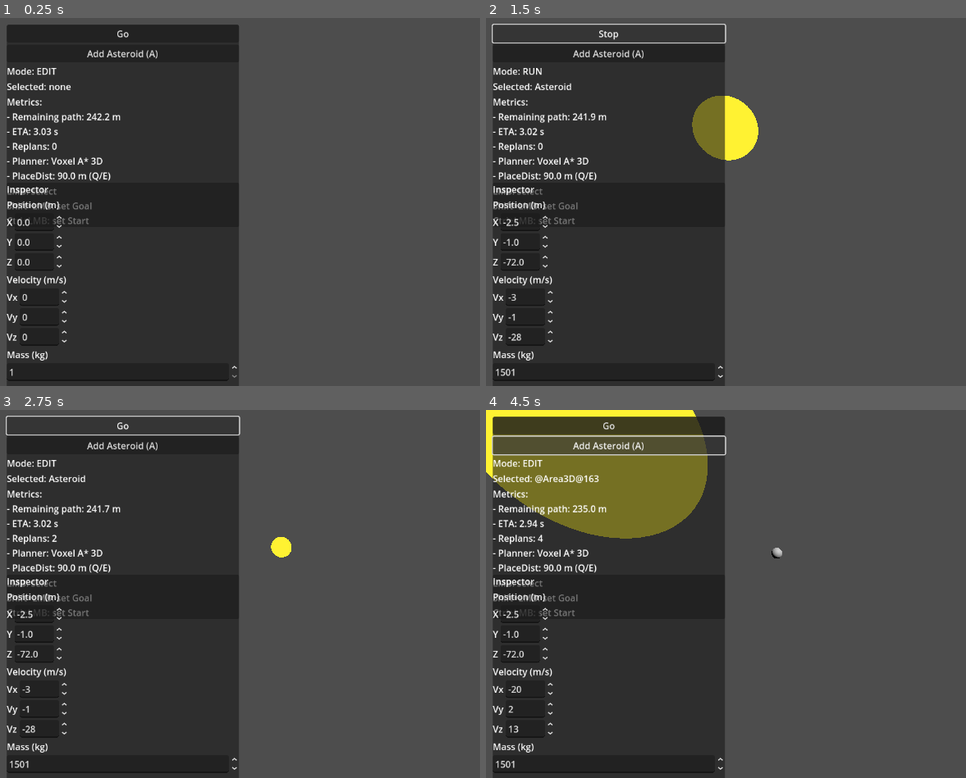
Above: before the commit, frames 1-4 (two rows, left to right).
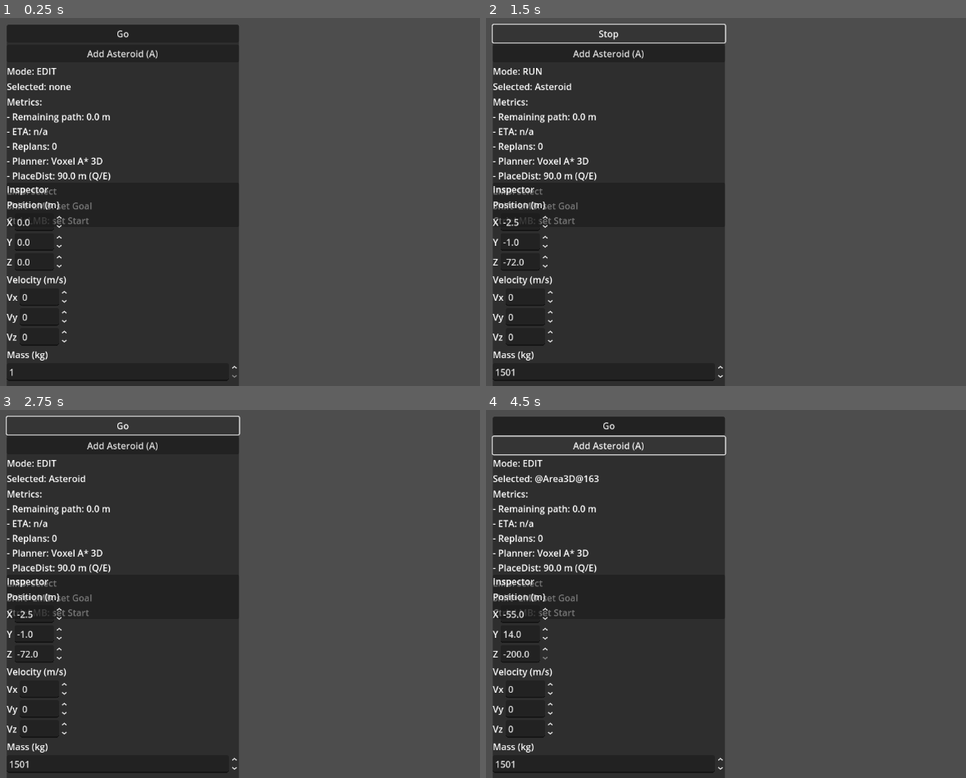
Above: after the commit, the same moments.

Repository: SV-1411/autopilot
Game: Godot game, scene res://scenes/Main.tscn
Two runs of this game, one before a commit and one after it. Both use one fixed random seed, a clock stepped at 60 frames per second and the inputs below.
Inputs:
- Up to frame 1 (0.25 s): no input
- Up to frame 2 (1.5 s): click "Add Asteroid (A)" at 0.5 s; click "Go" at 1.25 s
- Up to frame 3 (2.75 s): click "Stop" at 2 s
- Up to frame 4 (4.5 s): click "Go" at 2.75 s; click "Stop" at 3.5 s; click "Add Asteroid (A)" at 4.25 s

The runs differ from the first frame. In frame 1, 0.1% of the frame differs, in the area x 7-26%, y 25-32%; in frame 2, 2.1%; in frame 3, 0.4%; in frame 4, 13%, in the area x 0-62%, y 0-88%.
Error after the commit: Parse Error: Cannot infer the type of "tmp" variable because the value doesn't have a set type. (res://scripts/planning/VoxelAStar.gd:11)

Commit message:
Update Godot 3D space sim (scenes, scripts, project settings)
In-progress 3D autopilot sim changes: Ship/Asteroid/Main scripts, VoxelAStar
planner, scenes, and project settings.

Co-Authored-By: Claude Opus 4.8 (1M context) <noreply@anthropic.com>

Diff:
--- a/autopilot_space_sim_3d_godot/scenes/Asteroid.tscn
+++ b/autopilot_space_sim_3d_godot/scenes/Asteroid.tscn
@@ -1,16 +1,28 @@
-[gd_scene format=3 load_steps=4]
+[gd_scene format=3 load_steps=5]
 
 [ext_resource type="Script" path="res://scripts/Asteroid.gd" id=1]
 
 [sub_resource type="SphereMesh" id=1]
+radius = 1.5
+height = 0.5
+is_hemisphere = true
 
-[sub_resource type="SphereShape3D" id=2]
+[sub_resource type="StandardMaterial3D" id=2]
+albedo_color = Color(1.0, 0.9, 0.3, 1)
+emission_enabled = true
+emission = Color(1.0, 0.9, 0.3, 1)
+emission_energy_multiplier = 1.5
+roughness = 0.2
+
+[sub_resource type="SphereShape3D" id=3]
+radius = 1.5
 
 [node name="Asteroid" type="Area3D"]
 script = ExtResource(1)
 
 [node name="MeshInstance3D" type="MeshInstance3D" parent="."]
 mesh = SubResource(1)
+material_override = SubResource(2)
 
 [node name="CollisionShape3D" type="CollisionShape3D" parent="."]
-shape = SubResource(2)
+shape = SubResource(3)
--- a/autopilot_space_sim_3d_godot/scenes/Main.tscn
+++ b/autopilot_space_sim_3d_godot/scenes/Main.tscn
@@ -20,16 +20,16 @@
 
 [sub_resource type="StandardMaterial3D" id=5]
 shading_mode = 0
-albedo_color = Color(0.95, 0.85, 0.2, 1)
+albedo_color = Color(0.1, 1.0, 1.0, 1)
 emission_enabled = true
-emission = Color(0.95, 0.85, 0.2, 1)
+emission = Color(0.1, 1.0, 1.0, 1)
 emission_energy_multiplier = 2.0
 
 [sub_resource type="StandardMaterial3D" id=6]
 shading_mode = 0
-albedo_color = Color(0.72, 0.35, 1, 1)
+albedo_color = Color(1.0, 0.1, 1.0, 1)
 emission_enabled = true
-emission = Color(0.72, 0.35, 1, 1)
+emission = Color(1.0, 0.1, 1.0, 1)
 emission_energy_multiplier = 2.0
 
 [node name="Main" type="Node3D"]
--- a/autopilot_space_sim_3d_godot/scenes/Ship.tscn
+++ b/autopilot_space_sim_3d_godot/scenes/Ship.tscn
@@ -2,24 +2,25 @@
 
 [ext_resource type="Script" path="res://scripts/Ship.gd" id=1]
 
-[sub_resource type="CapsuleMesh" id=1]
-radius = 0.7
-mid_height = 2.0
+[sub_resource type="BoxMesh" id=1]
+size = Vector3(1, 0.8, 3)
 
 [sub_resource type="StandardMaterial3D" id=2]
-albedo_color = Color(0.13, 0.93, 0.47, 1)
+albedo_color = Color(0.13, 1.0, 0.47, 1)
+emission_enabled = true
+emission = Color(0.13, 1.0, 0.47, 1)
+emission_energy_multiplier = 0.5
 roughness = 0.4
 
-[sub_resource type="CapsuleShape3D" id=3]
-radius = 0.8
-height = 2.2
+[sub_resource type="BoxShape3D" id=3]
+size = Vector3(1, 0.8, 3)
 
 [node name="Ship" type="Area3D"]
-script = ExtResource(1)
+script = ExtResource( 1 )
 
 [node name="MeshInstance3D" type="MeshInstance3D" parent="."]
-mesh = SubResource(1)
-material_override = SubResource(2)
+mesh = SubResource( 1 )
+material_override = SubResource( 2 )
 
 [node name="CollisionShape3D" type="CollisionShape3D" parent="."]
 shape = SubResource(3)
--- a/autopilot_space_sim_3d_godot/scripts/Asteroid.gd
+++ b/autopilot_space_sim_3d_godot/scripts/Asteroid.gd
@@ -15,14 +15,15 @@
 	_base_material = _mesh.material_override
 	_highlight_material = StandardMaterial3D.new()
 	_highlight_material.shading_mode = BaseMaterial3D.SHADING_MODE_UNSHADED
-	_highlight_material.albedo_color = Color(1.0, 0.95, 0.2, 1.0)
+	_highlight_material.albedo_color = Color(1.0, 0.3, 0.1, 1.0)
 	_highlight_material.emission_enabled = true
-	_highlight_material.emission = Color(1.0, 0.95, 0.2, 1.0)
+	_highlight_material.emission = Color(1.0, 0.3, 0.1, 1.0)
 	_highlight_material.emission_energy_multiplier = 2.0
 	_apply_radius()
 
 func step_sim(dt: float) -> void:
-	global_position += velocity * dt
+	# Static obstacles - don't move
+	pass
 
 func set_radius_m(r: float) -> void:
 	radius_m = max(0.25, r)
--- a/autopilot_space_sim_3d_godot/scripts/Main.gd
+++ b/autopilot_space_sim_3d_godot/scripts/Main.gd
@@ -7,7 +7,7 @@
 const WORLD_BOUNDS_MAX := Vector3(90, 60, 90)
 const WORLD_ORIGIN := WORLD_BOUNDS_MIN
 const VOXEL_SIZE_M := 3.0
-const REPLAN_INTERVAL_S := 0.35
+const REPLAN_INTERVAL_S := 5.0
 const PREDICT_T_S := 1.0
 
 const GRID_SIZE := WORLD_BOUNDS_MAX - WORLD_BOUNDS_MIN
@@ -66,6 +66,7 @@
 var _path_mesh_instance: MeshInstance3D
 
 func _ready() -> void:
+	randomize()
 	_run_button.pressed.connect(_toggle_run)
 	_add_asteroid_button.pressed.connect(_add_asteroid_at_cursor)
 	_apply_button.pressed.connect(_apply_inspector_to_selected)
@@ -87,7 +88,7 @@
 	_path_mesh_instance.mesh = _path_line
 	_path_mesh_instance.material_override = StandardMaterial3D.new()
 	_path_mesh_instance.material_override.shading_mode = BaseMaterial3D.SHADING_MODE_UNSHADED
-	_path_mesh_instance.material_override.albedo_color = Color(0.38, 0.68, 1.0)
+	_path_mesh_instance.material_override.albedo_color = Color(0.1, 1.0, 0.5, 1.0)
 	add_child(_path_mesh_instance)
 
 func _unhandled_input(event: InputEvent) -> void:
@@ -204,6 +205,11 @@
 	_mode_label.text = "Mode: RUN" if _running else "Mode: EDIT"
 	_run_button.text = "Stop" if _running else "Go"
 	_replan_timer = 0.0
+	if _running:
+		_replans = 0
+		# Force all asteroids to stop moving
+		for a in _asteroids:
+			a.velocity = Vector3.ZERO
 	_update_ui()
 
 func _add_asteroid_at_cursor() -> void:
@@ -213,7 +219,7 @@
 	var a := asteroid_scene.instantiate() as Asteroid
 	add_child(a)
 	a.global_position = p
-	a.velocity = Vector3(randf_range(-30, 30), randf_range(-5, 5), randf_range(-30, 30))
+	a.velocity = Vector3.ZERO  # Static obstacles
 	a.mass_kg = 1500.0
 	a.set_radius_m(2.0)
 	_asteroids.append(a)
@@ -248,6 +254,7 @@
 	_selected_label.text = "Selected: %s" % _selected.name
 	if _selected.has_method("set_selected"):
 		_selected.call("set_selected", true)
+	$CameraRig.focus(_selected.global_position)
 	_populate_inspector_from_selected()
 
 func _drag_selected(mouse_pos: Vector2) -> void:
@@ -307,8 +314,7 @@
 	if not _running:
 		return
 
-	for a in _asteroids:
-		a.step_sim(dt)
+	# Asteroids are now static - don't update them
 
 	_replan_timer += dt
 	if _replan_timer >= REPLAN_INTERVAL_S:
@@ -343,19 +349,18 @@
 	_update_ui()
 
 func _build_predicted_occupancy() -> Dictionary:
+	# Simple static obstacle blocking - just mark current asteroid positions
 	var blocked := {}
 	for a in _asteroids:
 		var pad := int(ceil((a.radius_m + _ship.ship_radius_m) / VOXEL_SIZE_M))
-		var t := 0.0
-		while t <= PREDICT_HORIZON_S + 1e-6:
-			var predicted := a.global_position + a.velocity * t
-			var c := _world_to_cell(predicted)
-			for dx in range(-pad, pad + 1):
-				for dy in range(-pad, pad + 1):
-					for dz in range(-pad, pad + 1):
-						var cc := Vector3i(c.x + dx, c.y + dy, c.z + dz)
+		pad = clampi(pad, 1, 6)  # Smaller padding for static obstacles
+		var c := _world_to_cell(a.global_position)
+		for dx in range(-pad, pad + 1):
+			for dy in range(-pad, pad + 1):
+				for dz in range(-pad, pad + 1):
+					var cc := Vector3i(c.x + dx, c.y + dy, c.z + dz)
+					if _cell_in_bounds(cc):
 						blocked[cc] = true
-			t += PREDICT_DT_S
 	return blocked
 
 func _cell_is_free(c: Vector3i, blocked: Dictionary) -> bool:
@@ -381,11 +386,13 @@
 
 func _world_to_cell(p: Vector3) -> Vector3i:
 	var lp := p - WORLD_ORIGIN
-	return Vector3i(
-		int(floor(lp.x / VOXEL_SIZE_M)),
-		int(floor(lp.y / VOXEL_SIZE_M)),
-		int(floor(lp.z / VOXEL_SIZE_M))
-	)
+	var cx := int(floor(lp.x / VOXEL_SIZE_M))
+	var cy := int(floor(lp.y / VOXEL_SIZE_M))
+	var cz := int(floor(lp.z / VOXEL_SIZE_M))
+	cx = clampi(cx, 0, GRID_CELLS_X - 1)
+	cy = clampi(cy, 0, GRID_CELLS_Y - 1)
+	cz = clampi(cz, 0, GRID_CELLS_Z - 1)
+	return Vector3i(cx, cy, cz)
 
 func _cell_to_world(c: Vector3i) -> Vector3:
 	return WORLD_ORIGIN + Vector3(
--- a/autopilot_space_sim_3d_godot/scripts/Ship.gd
+++ b/autopilot_space_sim_3d_godot/scripts/Ship.gd
@@ -2,22 +2,42 @@
 class_name Ship
 
 @export var mass_kg: float = 8000.0
-@export var max_thrust_n: float = 120000.0
-@export var max_speed_mps: float = 120.0
+@export var max_thrust_n: float = 250000.0
+@export var max_speed_mps: float = 200.0
 @export var ship_radius_m: float = 1.5
-@export var target_speed_mps: float = 80.0
+@export var target_speed_mps: float = 150.0
+
+@onready var _mesh: MeshInstance3D = $MeshInstance3D
+
+var _base_material: Material = null
+var _highlight_material: StandardMaterial3D = null
 
 var velocity: Vector3 = Vector3.ZERO
 var _running := false
 var _path: Array[Vector3] = []
 var _path_index := 0
 
+func _ready() -> void:
+	_base_material = _mesh.material_override
+	_highlight_material = StandardMaterial3D.new()
+	_highlight_material.shading_mode = BaseMaterial3D.SHADING_MODE_UNSHADED
+	_highlight_material.albedo_color = Color(0.1, 1.0, 0.8, 1.0)
+	_highlight_material.emission_enabled = true
+	_highlight_material.emission = Color(0.1, 1.0, 0.8, 1.0)
+	_highlight_material.emission_energy_multiplier = 2.0
+
 func set_running(running: bool) -> void:
 	_running = running
+
+func set_selected(selected: bool) -> void:
+	if not _mesh:
+		return
+	_mesh.material_override = _highlight_material if selected else _base_material
 
 func set_waypoints(points: Array[Vector3]) -> void:
 	_path = points
 	_path_index = 0
+	print("Ship: Received ", points.size(), " waypoints")
 
 func get_waypoints() -> Array[Vector3]:
 	return _path.duplicate()
@@ -28,34 +48,33 @@
 func step_sim(dt: float) -> void:
 	if not _running:
 		return
-	if _path.is_empty() or _path_index >= _path.size():
+	if _path.is_empty():
+		print("Ship: No path")
+		return
+	if _path_index >= _path.size():
+		print("Ship: Reached destination")
 		return
 
 	var target: Vector3 = _path[_path_index]
 	var to_target := target - global_position
 	var dist := to_target.length()
 
-	if dist <= 1.0:
+	print("Ship: Following waypoint ", _path_index, "/", _path.size(), " distance: ", dist)
+
+	if dist <= 2.0:
 		_path_index += 1
+		print("Ship: Reached waypoint, advancing to ", _path_index)
+		if _path_index >= _path.size():
+			print("Ship: Reached all waypoints!")
+			return
 		return
 
-	var desired_dir := to_target.normalized()
-	var desired_vel := desired_dir * target_speed_mps
-	var dv := desired_vel - velocity
-
-	var max_acc: float = max_thrust_n / maxf(1.0, mass_kg)
-	var acc: Vector3 = dv / maxf(0.001, dt)
-	if acc.length() > max_acc:
-		acc = acc.normalized() * max_acc
-
-	velocity += acc * dt
-	if velocity.length() > max_speed_mps:
-		velocity = velocity.normalized() * max_speed_mps
-
+	# Move toward current waypoint
+	var move_dir := to_target.normalized()
+	velocity = move_dir * target_speed_mps
 	global_position += velocity * dt
 
-	if velocity.length() > 0.5:
-		look_at(global_position + velocity.normalized(), Vector3.UP)
+	print("Ship: Moving at ", velocity.length(), " m/s")
 
 func editor_get_position() -> Vector3:
 	return global_position
--- a/autopilot_space_sim_3d_godot/scripts/planning/VoxelAStar.gd
+++ b/autopilot_space_sim_3d_godot/scripts/planning/VoxelAStar.gd
@@ -1,5 +1,43 @@
 extends RefCounted
 class_name VoxelAStar
+
+static func _heap_push(heap: Array, item: Dictionary) -> void:
+	heap.push_back(item)
+	var i := heap.size() - 1
+	while i > 0:
+		var p := (i - 1) >> 1
+		if int(heap[p]["f"]) <= int(heap[i]["f"]):
+			break
+		var tmp := heap[p]
+		heap[p] = heap[i]
+		heap[i] = tmp
+		i = p
+
+static func _heap_pop(heap: Array) -> Dictionary:
+	var out := heap[0]
+	var last := heap.pop_back()
+	if heap.size() == 0:
+		return out
+	heap[0] = last
+	var i := 0
+	while true:
+		var l := i * 2 + 1
+		var r := l + 1
+		if l >= heap.size():
+			break
+		var smallest := l
+		if r < heap.size() and int(heap[r]["f"]) < int(heap[l]["f"]):
+			smallest = r
+		if int(heap[i]["f"]) <= int(heap[smallest]["f"]):
+			break
+		var tmp := heap[i]
+		heap[i] = heap[smallest]
+		heap[smallest] = tmp
+		i = smallest
+	return out
+
+static func _heap_is_empty(heap: Array) -> bool:
+	return heap.size() == 0
 
 static func _heuristic(a: Vector3i, b: Vector3i) -> int:
 	return abs(a.x - b.x) + abs(a.y - b.y) + abs(a.z - b.z)
@@ -26,7 +64,7 @@
 		return []
 
 	var open: Array = []
-	open.push_back({"f": _heuristic(start, goal), "g": 0, "n": start})
+	_heap_push(open, {"f": _heuristic(start, goal), "g": 0, "n": start})
 
 	var came_from := {}
 	var g_score := {}
@@ -35,9 +73,8 @@
 	var closed := {}
 	var expansions := 0
 
-	while open.size() > 0:
-		open.sort_custom(func(a, b): return a["f"] < b["f"])
-		var current = open.pop_front()
+	while not _heap_is_empty(open):
+		var current = _heap_pop(open)
 		var node: Vector3i = current["n"]
 		if closed.has(node):
 			continue
@@ -63,7 +100,7 @@
 				came_from[nb] = node
 				g_score[nb] = tentative_g
 				var f := tentative_g + _heuristic(nb, goal)
-				open.push_back({"f": f, "g": tentative_g, "n": nb})
+				_heap_push(open, {"f": f, "g": tentative_g, "n": nb})
 
 	return []
 
Not shown, added: autopilot_space_sim_3d_godot/scripts/OrbitCameraRig.gd.uid
